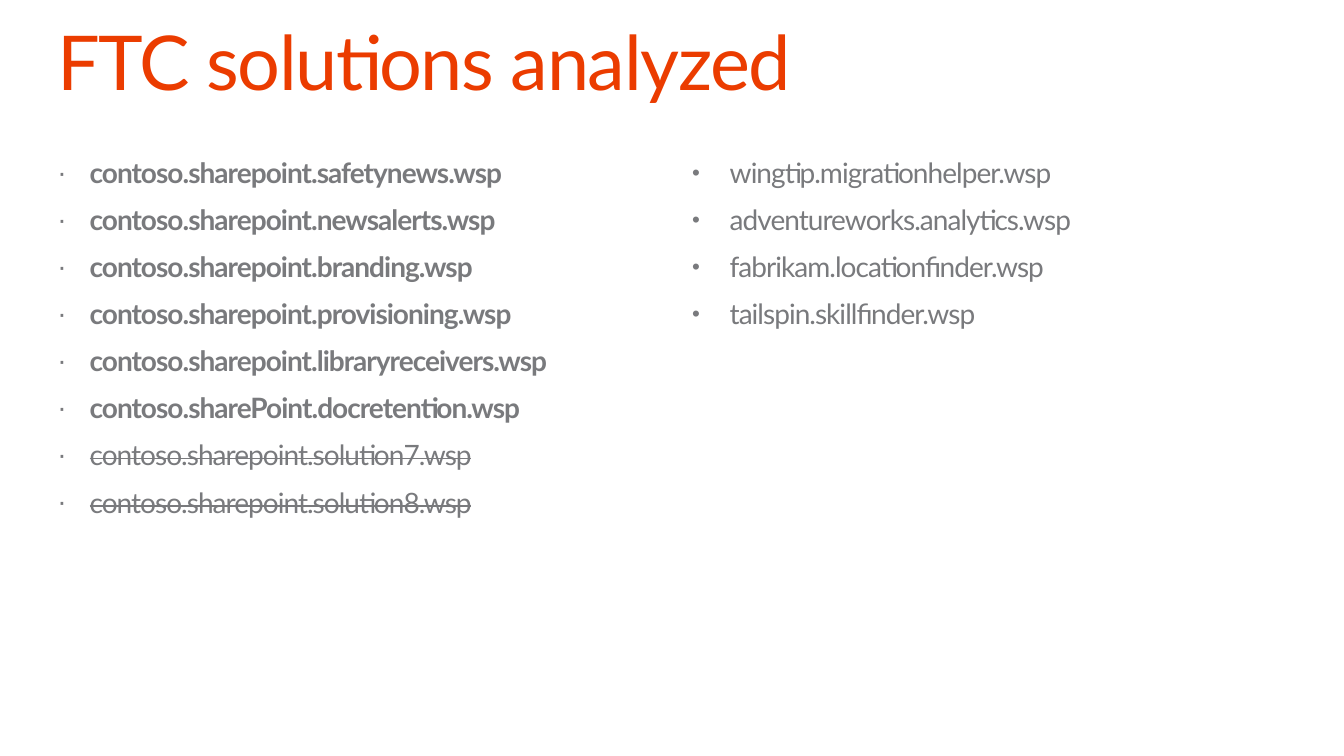
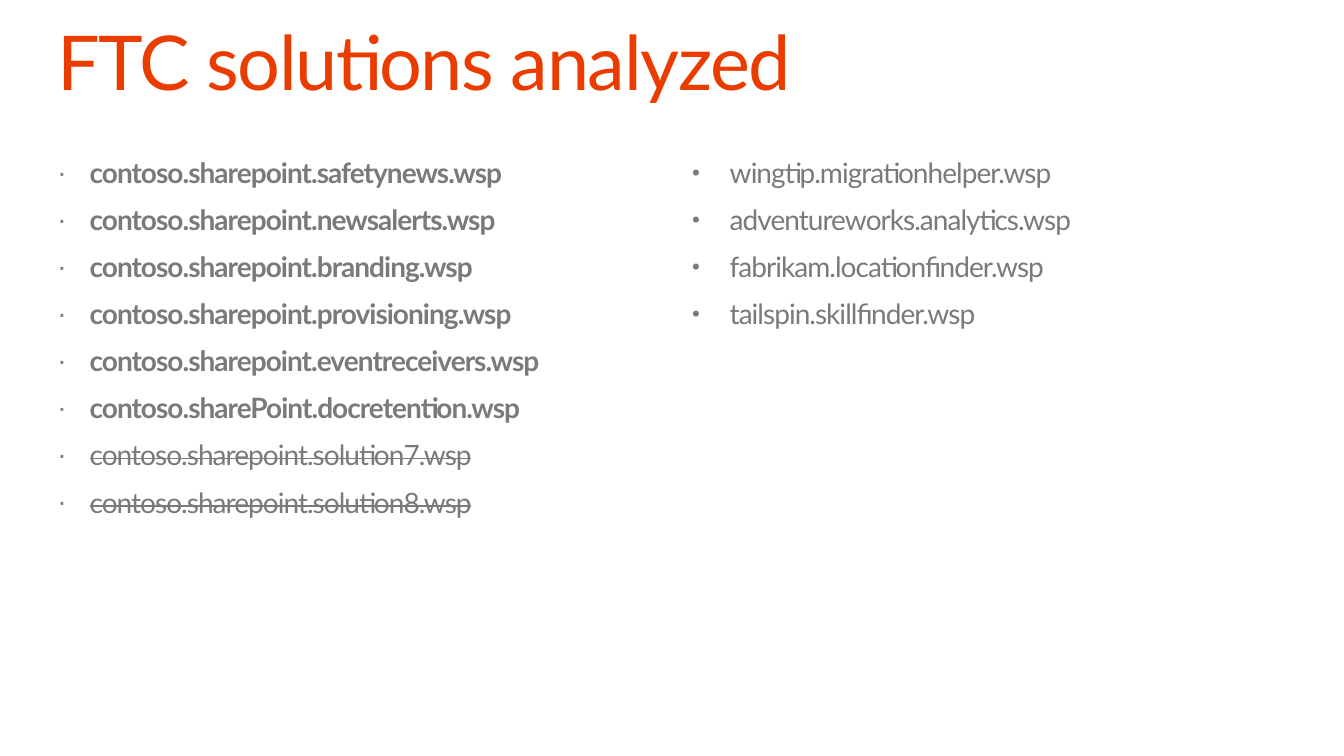
Before and after one commit to SharePoint/PnP-Guidance, a slide deck: slide 13 of PnP Transformation Process/Samples/PnP Transformation - Solution Assessment Report - Contoso.pptx. Drawn at 1344x756 pixels with LibreOffice and Linux fonts; fonts in the diff are those of the drawing; background and template pictures are left out. Boxes give left, top, right and bottom in pixels: in the first picture for what was removed or moved away, otherwise in the second. Text is boxed around its words. In the diff, an @@ line names an element or a change of style, - is before the commit and + after.

```diff
--- a/PnP Transformation Process/Samples/PnP Transformation - Solution Assessment Report - Contoso.pptx
+++ b/PnP Transformation Process/Samples/PnP Transformation - Solution Assessment Report - Contoso.pptx
@@ text at <box>90,350,540,376</box>: text changed @@
-· contoso.sharepoint.libraryreceivers.wsp
+· contoso.sharepoint.eventreceivers.wsp
```
Also in this commit, not shown: 2 other slides changed, 1 other file.
